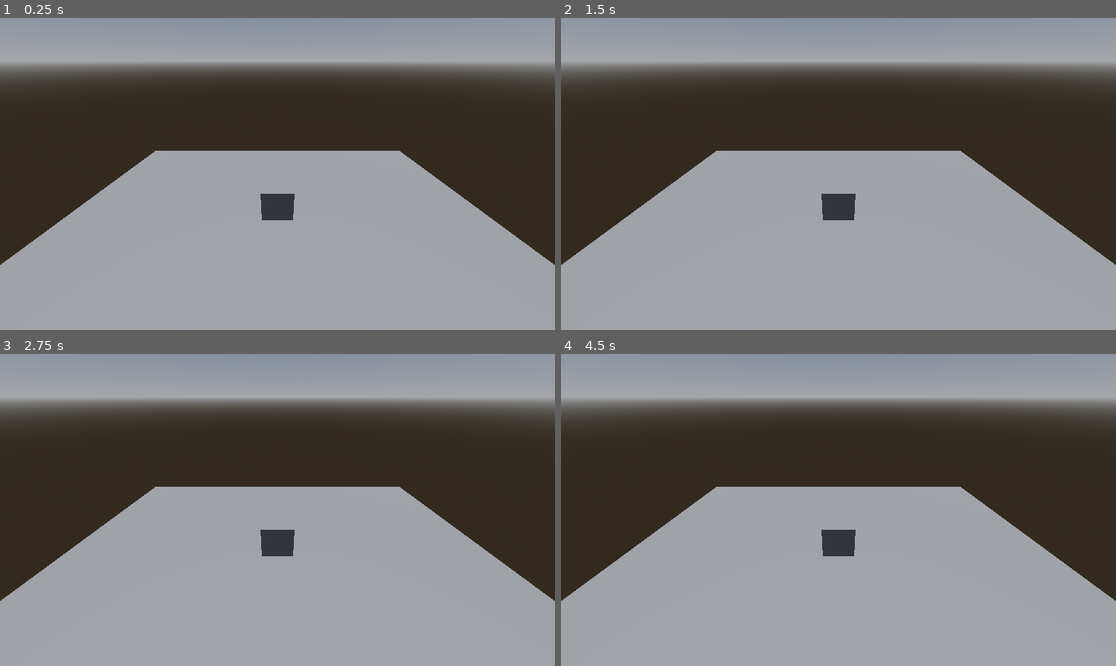
Above: before the commit, frames 1-4 (two rows, left to right).
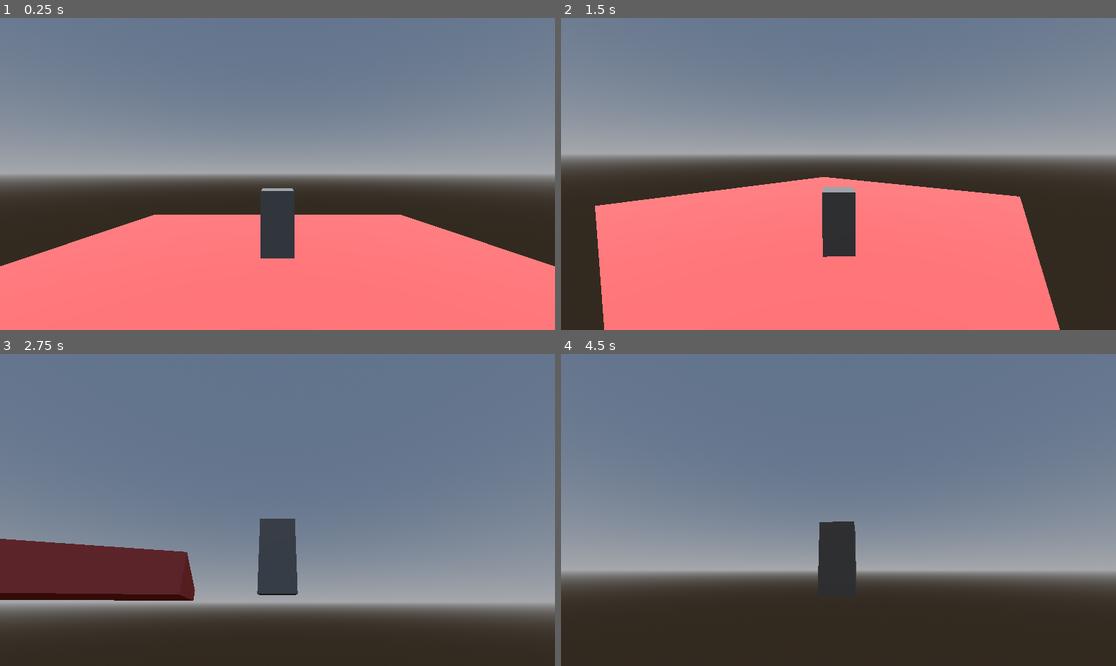
Above: after the commit, the same moments.

Repository: dukeiscoding/project-ash
Game: Godot game, scene res://scenes/levels/test_room.tscn
Two runs of this game, one before a commit and one after it. Both use one fixed random seed, a clock stepped at 60 frames per second and the inputs below. The project has no main scene, so this scene is started directly.
Inputs (mouse positions are in pixels of both pictures, inside the frame that each line leads up to):
- Up to frame 1 (0.25 s): no input
- Up to frame 2 (1.5 s): move the mouse to (960, 158) at 0.52 s; hold D (move_right, bound only after the commit) 0.53-1.28 s; tap Space (jump, bound only after the commit) at 0.6, 0.77, 1.07, 1.35 s; move the mouse to (727, 189) at 1.27 s; hold S (move_back, bound only after the commit) from 1.28 s (still down)
- Up to frame 3 (2.75 s): tap Space (jump, bound only after the commit) at 1.52, 1.82, 2.1 s; move the mouse to (333, 441) at 2.02 s; release S (move_back, bound only after the commit) at 2.03 s; hold D (move_right, bound only after the commit) from 2.03 s (still down)
- Up to frame 4 (4.5 s): move the mouse to (810, 572) at 2.77 s; release D (move_right, bound only after the commit) at 2.78 s; hold W (move_forward, bound only after the commit) 2.78-3.53 s; tap Space (jump, bound only after the commit) at 2.85, 3.02, 3.32, 3.6, 3.77, 4.07, 4.35 s; move the mouse to (1005, 556) at 3.52 s; hold A (move_left, bound only after the commit) from 3.53 s (still down); tap Escape (ui_cancel) at 4.15 s; tap Enter at 4.25 s; move the mouse to (672, 463) at 4.27 s

The runs differ from the first frame. In frame 1, 91% of the frame differs, in the area x 0-100%, y 0-100%; in frame 2, 92%; in frame 3, 92%; in frame 4, 91%.

Commit message:
Basic movement controller

Diff:
--- a/project-ash/project.godot
+++ b/project-ash/project.godot
@@ -14,6 +14,34 @@
 config/features=PackedStringArray("4.6", "Forward Plus")
 config/icon="res://icon.svg"
 
+[input]
+
+move_left={
+"deadzone": 0.2,
+"events": [Object(InputEventKey,"resource_local_to_scene":false,"resource_name":"","device":-1,"window_id":0,"alt_pressed":false,"shift_pressed":false,"ctrl_pressed":false,"meta_pressed":false,"pressed":false,"keycode":0,"physical_keycode":65,"key_label":0,"unicode":97,"location":0,"echo":false,"script":null)
+]
+}
+move_right={
+"deadzone": 0.2,
+"events": [Object(InputEventKey,"resource_local_to_scene":false,"resource_name":"","device":-1,"window_id":0,"alt_pressed":false,"shift_pressed":false,"ctrl_pressed":false,"meta_pressed":false,"pressed":false,"keycode":0,"physical_keycode":68,"key_label":0,"unicode":100,"location":0,"echo":false,"script":null)
+]
+}
+move_forward={
+"deadzone": 0.2,
+"events": [Object(InputEventKey,"resource_local_to_scene":false,"resource_name":"","device":-1,"window_id":0,"alt_pressed":false,"shift_pressed":false,"ctrl_pressed":false,"meta_pressed":false,"pressed":false,"keycode":0,"physical_keycode":87,"key_label":0,"unicode":119,"location":0,"echo":false,"script":null)
+]
+}
+move_back={
+"deadzone": 0.2,
+"events": [Object(InputEventKey,"resource_local_to_scene":false,"resource_name":"","device":-1,"window_id":0,"alt_pressed":false,"shift_pressed":false,"ctrl_pressed":false,"meta_pressed":false,"pressed":false,"keycode":0,"physical_keycode":83,"key_label":0,"unicode":115,"location":0,"echo":false,"script":null)
+]
+}
+jump={
+"deadzone": 0.2,
+"events": [Object(InputEventKey,"resource_local_to_scene":false,"resource_name":"","device":-1,"window_id":0,"alt_pressed":false,"shift_pressed":false,"ctrl_pressed":false,"meta_pressed":false,"pressed":false,"keycode":0,"physical_keycode":32,"key_label":0,"unicode":32,"location":0,"echo":false,"script":null)
+]
+}
+
 [physics]
 
 3d/physics_engine="Jolt Physics"
--- a/project-ash/scenes/levels/test_room.tscn
+++ b/project-ash/scenes/levels/test_room.tscn
@@ -15,6 +15,10 @@
 
 [sub_resource type="BoxMesh" id="BoxMesh_anjkr"]
 
+[sub_resource type="StandardMaterial3D" id="StandardMaterial3D_yv0av"]
+albedo_color = Color(1, 0.39999998, 0.39999998, 1)
+grow_amount = -1.805
+
 [node name="TestRoom" type="Node3D" unique_id=1070832589]
 
 [node name="DirectionalLight3D" type="DirectionalLight3D" parent="." unique_id=1621377722]
@@ -24,13 +28,15 @@
 environment = SubResource("Environment_x68ck")
 
 [node name="Floor" type="StaticBody3D" parent="." unique_id=1514799489]
-transform = Transform3D(20, 0, 0, 0, 1, 0, 0, 0, 20, 0, 0, 0)
 
 [node name="CollisionShape3D" type="CollisionShape3D" parent="Floor" unique_id=509983903]
+transform = Transform3D(20, 0, 0, 0, 1, 0, 0, 0, 20, 0, 0, 0)
 shape = SubResource("BoxShape3D_gyqsl")
 
 [node name="MeshInstance3D" type="MeshInstance3D" parent="Floor" unique_id=955342666]
+transform = Transform3D(20, 0, 0, 0, 1, 0, 0, 0, 20, 0, 0, 0)
 mesh = SubResource("BoxMesh_anjkr")
+surface_material_override/0 = SubResource("StandardMaterial3D_yv0av")
 
 [node name="Ash" parent="." unique_id=2140954512 instance=ExtResource("1_yv0av")]
 transform = Transform3D(1, 0, 0, 0, 1, 0, 0, 0, 1, 0, 3, 0)
--- a/project-ash/scenes/player/ash.tscn
+++ b/project-ash/scenes/player/ash.tscn
@@ -1,25 +1,33 @@
 [gd_scene format=3 uid="uid://e0d8b6smprx5"]
+
+[ext_resource type="Script" uid="uid://dhmv1a7yenrus" path="res://scenes/player/ash_controller.gd" id="1_dbnym"]
+
+[sub_resource type="CapsuleShape3D" id="CapsuleShape3D_dbnym"]
 
 [sub_resource type="BoxMesh" id="BoxMesh_tgwed"]
 
-[sub_resource type="CapsuleShape3D" id="CapsuleShape3D_dbnym"]
-
 [node name="Ash" type="CharacterBody3D" unique_id=2140954512]
-
-[node name="MeshInstance3D" type="MeshInstance3D" parent="." unique_id=1307956646]
-mesh = SubResource("BoxMesh_tgwed")
+script = ExtResource("1_dbnym")
 
 [node name="CollisionShape3D" type="CollisionShape3D" parent="." unique_id=1100450711]
 shape = SubResource("CapsuleShape3D_dbnym")
 
-[node name="CameraPivot" type="Node3D" parent="." unique_id=1639969481]
-transform = Transform3D(1, 0, 0, 0, 0.8742217, 0.48552695, 0, -0.48552695, 0.8742217, 0, 1.5, 1.0793108)
+[node name="VisualRoot" type="Node3D" parent="." unique_id=1453212637]
 
-[node name="SpringArm3D" type="SpringArm3D" parent="CameraPivot" unique_id=1767871894]
-spring_length = 5.0
+[node name="MeshInstance3D" type="MeshInstance3D" parent="VisualRoot" unique_id=1307956646]
+transform = Transform3D(1, 0, 0, 0, 2, 0, 0, 0, 1, 0, 0, 0)
+mesh = SubResource("BoxMesh_tgwed")
 
-[node name="Camera3D" type="Camera3D" parent="CameraPivot/SpringArm3D" unique_id=1039838326]
-transform = Transform3D(1, 0, 0, 0, 1, 0, 0, 0, 1, 0, -0.3220644, 0.5798969)
+[node name="CameraYaw" type="Node3D" parent="." unique_id=1135958506]
+transform = Transform3D(1, 0, 0, 0, 1, 0, 0, 0, 1, 0, 1.5, 0)
+
+[node name="CameraPitch" type="Node3D" parent="CameraYaw" unique_id=1333203836]
+transform = Transform3D(1, 0, 0, 0, 0.9999939, 0.0034906515, 0, -0.0034906515, 0.9999939, 0, 0, 0)
+
+[node name="SpringArm3D" type="SpringArm3D" parent="CameraYaw/CameraPitch" unique_id=780613275]
+spring_length = 6.5
+
+[node name="Camera3D" type="Camera3D" parent="CameraYaw/CameraPitch/SpringArm3D" unique_id=1821399322]
 current = true
 
 [node name="GroundRayCast" type="RayCast3D" parent="." unique_id=1694814080]
--- /dev/null
+++ b/project-ash/scenes/player/ash_controller.gd
@@ -0,0 +1,66 @@
+extends CharacterBody3D
+
+@export var move_speed: float = 7.5
+@export var acceleration: float = 14.0
+@export var air_acceleration: float = 6.0
+@export var jump_velocity: float = 8.0
+@export var gravity: float = 20.0
+@export var rotation_speed: float = 12.0
+
+@export var mouse_sensitivity: float = 0.003
+@export var min_pitch: float = deg_to_rad(-60.0)
+@export var max_pitch: float = deg_to_rad(35.0)
+
+@onready var visual_root: Node3D = $VisualRoot
+@onready var camera_yaw: Node3D = $CameraYaw
+@onready var camera_pitch: Node3D = $CameraYaw/CameraPitch
+
+func _ready() -> void:
+	Input.set_mouse_mode(Input.MOUSE_MODE_CAPTURED)
+
+func _unhandled_input(event: InputEvent) -> void:
+	if event is InputEventMouseMotion:
+		camera_yaw.rotate_y(-event.relative.x * mouse_sensitivity)
+		camera_pitch.rotation.x -= event.relative.y * mouse_sensitivity
+		camera_pitch.rotation.x = clamp(camera_pitch.rotation.x, min_pitch, max_pitch)
+
+	if event.is_action_pressed("ui_cancel"):
+		Input.set_mouse_mode(Input.MOUSE_MODE_VISIBLE)
+
+func _physics_process(delta: float) -> void:
+	if not is_on_floor():
+		velocity.y -= gravity * delta
+
+	if Input.is_action_just_pressed("jump") and is_on_floor():
+		velocity.y = jump_velocity
+
+	var input_dir: Vector2 = Input.get_vector("move_left", "move_right", "move_forward", "move_back")
+	var move_dir := Vector3.ZERO
+
+	if input_dir != Vector2.ZERO:
+		var basis := camera_yaw.global_transform.basis
+		var forward := -basis.z
+		var right := basis.x
+
+		forward.y = 0.0
+		right.y = 0.0
+
+		forward = forward.normalized()
+		right = right.normalized()
+
+		move_dir = (right * input_dir.x - forward * input_dir.y).normalized()
+
+	var target_speed := move_speed
+	var target_velocity_x := move_dir.x * target_speed
+	var target_velocity_z := move_dir.z * target_speed
+
+	var current_accel := acceleration if is_on_floor() else air_acceleration
+
+	velocity.x = move_toward(velocity.x, target_velocity_x, current_accel * delta * move_speed)
+	velocity.z = move_toward(velocity.z, target_velocity_z, current_accel * delta * move_speed)
+
+	if move_dir != Vector3.ZERO:
+		var target_rotation := atan2(move_dir.x, move_dir.z)
+		visual_root.rotation.y = lerp_angle(visual_root.rotation.y, target_rotation, rotation_speed * delta)
+
+	move_and_slide()
Not shown, added: project-ash/scenes/player/ash_controller.gd.uid
